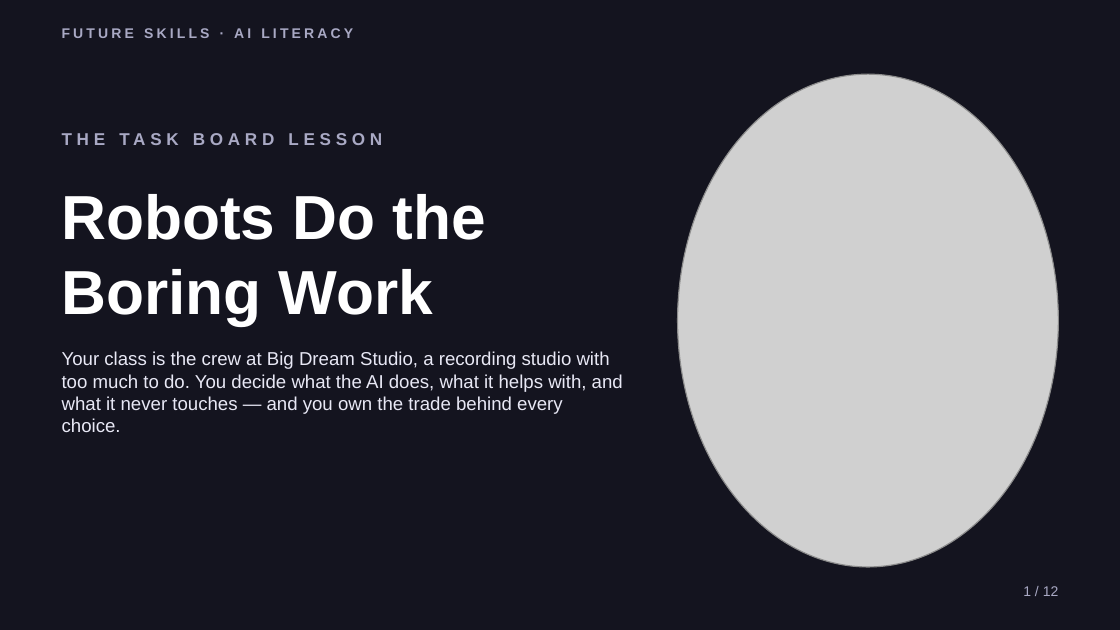
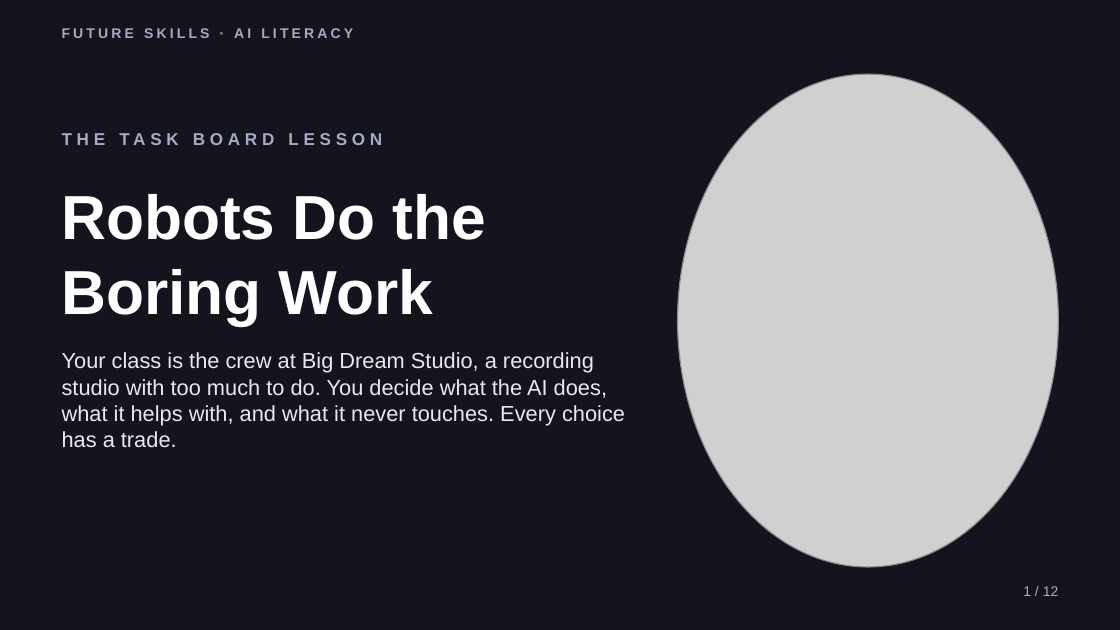
Before and after one commit to phiunit/tptphi, a slide deck: slide 1 of products/ai-boring-work/dist/Robots Do the Boring Work - Slides.pptx. Drawn at 1120x630 pixels with LibreOffice and Linux fonts; fonts in the diff are those of the drawing; grey boxes stand for pictures. Boxes give left, top, right and bottom in pixels: in the first picture for what was removed or moved away, otherwise in the second. Text is boxed around its words. In the diff, an @@ line names an element or a change of style, - is before the commit and + after.

```diff
--- a/products/ai-boring-work/dist/Robots Do the Boring Work - Slides.pptx
+++ b/products/ai-boring-work/dist/Robots Do the Boring Work - Slides.pptx
@@ text at (62,352,625,448): text changed; size 12 to 14 pt @@
-Your class is the crew at Big Dream Studio, a recording studio with too much to do. You decide what the AI does, what it helps with, and what it never touches — and you own the trade behind every choice.
+Your class is the crew at Big Dream Studio, a recording studio with too much to do. You decide what the AI does, what it helps with, and what it never touches. Every choice has a trade.
```
Also in this commit, not shown: 8 other slides changed, 55 other files.
